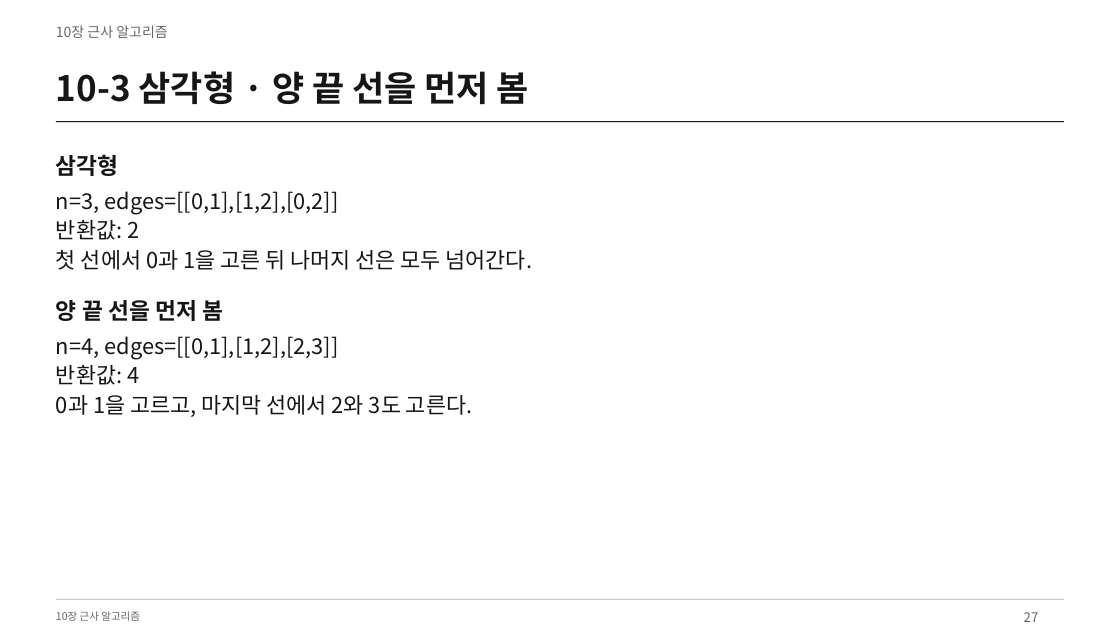
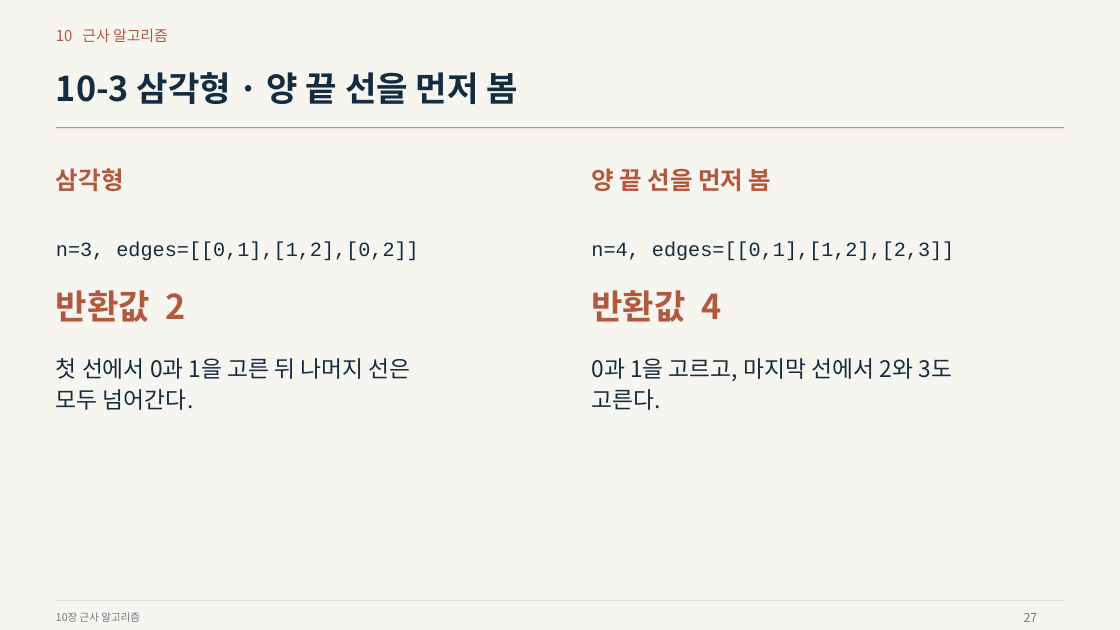
Before and after one commit to Sangdon-Park/Sangdon-Park.github.io, a slide deck: slide 27 of data/알고리즘/10장_근사_알고리즘.pptx. Drawn at 1120x630 pixels with LibreOffice and Linux fonts; fonts in the diff are those of the drawing. Boxes give left, top, right and bottom in pixels: in the first picture for what was removed or moved away, otherwise in the second. Text is boxed around its words. In the diff, an @@ line names an element or a change of style, - is before the commit and + after.

Commit message:
style: redesign final lectures with visual examples and code emphasis

```diff
--- a/data/알고리즘/10장_근사_알고리즘.pptx
+++ b/data/알고리즘/10장_근사_알고리즘.pptx
@@ background #FFFFFF to #F7F5F0 @@
@@ text at [56,28,168,42]: text changed; size 12 to 12.8 pt; text colour #666666 to #B4583D @@
-10장 근사 알고리즘
+10 근사 알고리즘
@@ text "10-3 삼각형 · 양 끝 ..." at [56,72,517,104]: size 30 to 29.2 pt, text colour #161616 to #142C40 @@
@@ line moved from (56, 122) - (1065, 122) to (56, 128) - (1065, 128) @@
@@ line (56, 128) - (1065, 128): stroke #161616 0.75 pt to #B4583D 0.75 pt @@
@@ text "삼각형": place and size @@
-text "삼각형" at [56,154,119,176]
+text "삼각형" at [56,168,124,191]
@@ text "삼각형" at [56,168,124,191]: size 19.5 to 21 pt, text colour #161616 to #B4583D @@
@@ text "양 끝 선을 먼저 봄" at [591,168,772,191]: size 19.5 to 21 pt, text colour #161616 to #B4583D @@
@@ text "양 끝 선을 먼저 봄": place and size @@
-text "양 끝 선을 먼저 봄" at [56,300,223,321]
+text "양 끝 선을 먼저 봄" at [591,168,772,191]
@@ text at [56,220,532,270]: paragraphs removed @@
-반환값: 2
-첫 선에서 0과 1을 고른 뒤 나머지 선은 모두 넘어간다.
@@ text "n=3, edges=[[0,1],[1,2],[0,2]]": place and size @@
-text "n=3, edges=[[0,1],[1,2],[0,2]]" at [56,191,532,270]
+text "n=3, edges=[[0,1],[1,2],[0,2]]" at [56,242,418,261]
@@ text "n=3, edges=[[0,1],[1,2],[0,2]]" at [56,242,418,261]: size 18.8 to 17.2 pt, font Noto Sans CJK KR to Courier New, text colour #161616 to #142C40 @@
@@ text added at [591,242,954,261], 17.2 pt, text #142C40 @@
+n=4, edges=[[0,1],[1,2],[2,3]]
@@ text added at [56,290,186,322], 29.2 pt, text #B4583D, bold @@
+반환값 2
@@ text added at [591,290,721,322], 29.2 pt, text #B4583D, bold @@
+반환값 4
@@ text at [56,358,411,410]: text changed; size 18.8 to 19.5 pt; text colour #161616 to #142C40 @@
-n=4, edges=[[0,1],[1,2],[2,3]]
-반환값: 4
-0과 1을 고르고, 마지막 선에서 2와 3도 고른다.
+첫 선에서 0과 1을 고른 뒤 나머지 선은
+모두 넘어간다.
@@ text added at [591,358,952,410], 19.5 pt, text #142C40 @@
+0과 1을 고르고, 마지막 선에서 2와 3도
+고른다.
@@ text "10장 근사 알고리즘" at [56,612,140,622]: text colour #666666 to #697983 @@
@@ line (56, 601) - (1065, 601): stroke #CDCDCD 0.75 pt to #CFD8D5 0.75 pt @@
@@ text "27" at [1024,613,1038,622]: size 11.2 to 10.5 pt, text colour #666666 to #697983 @@
```
Also in this commit, not shown: 50 other slides changed, 13 other files.
